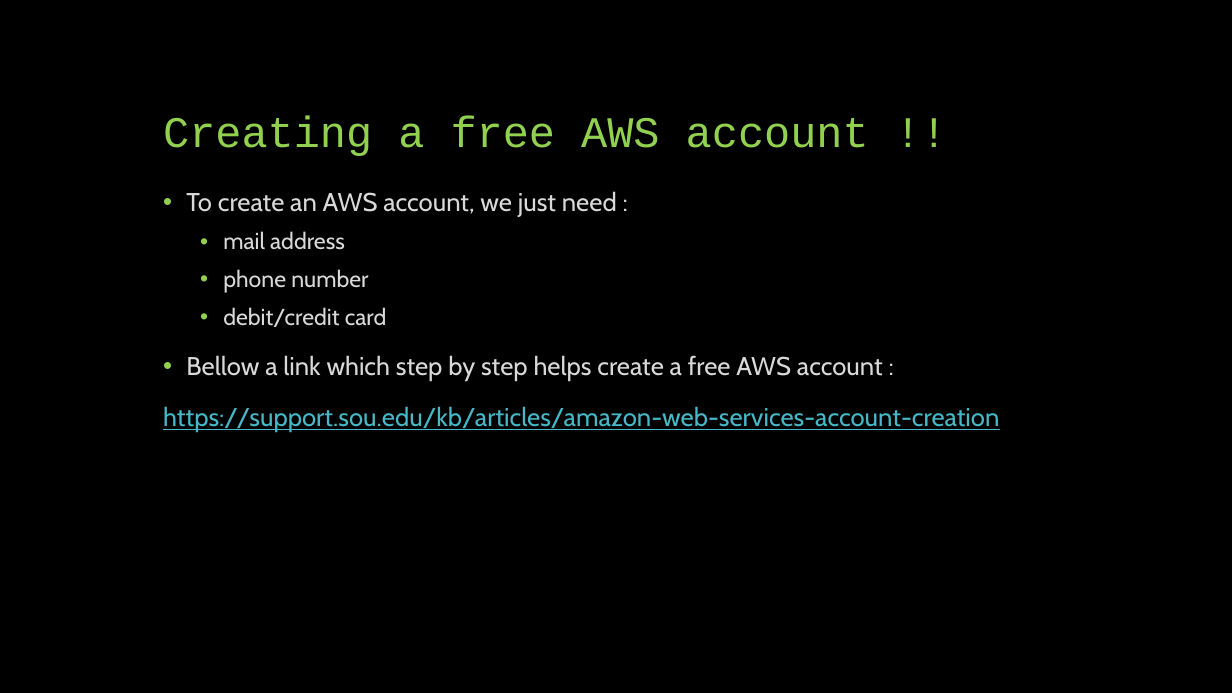
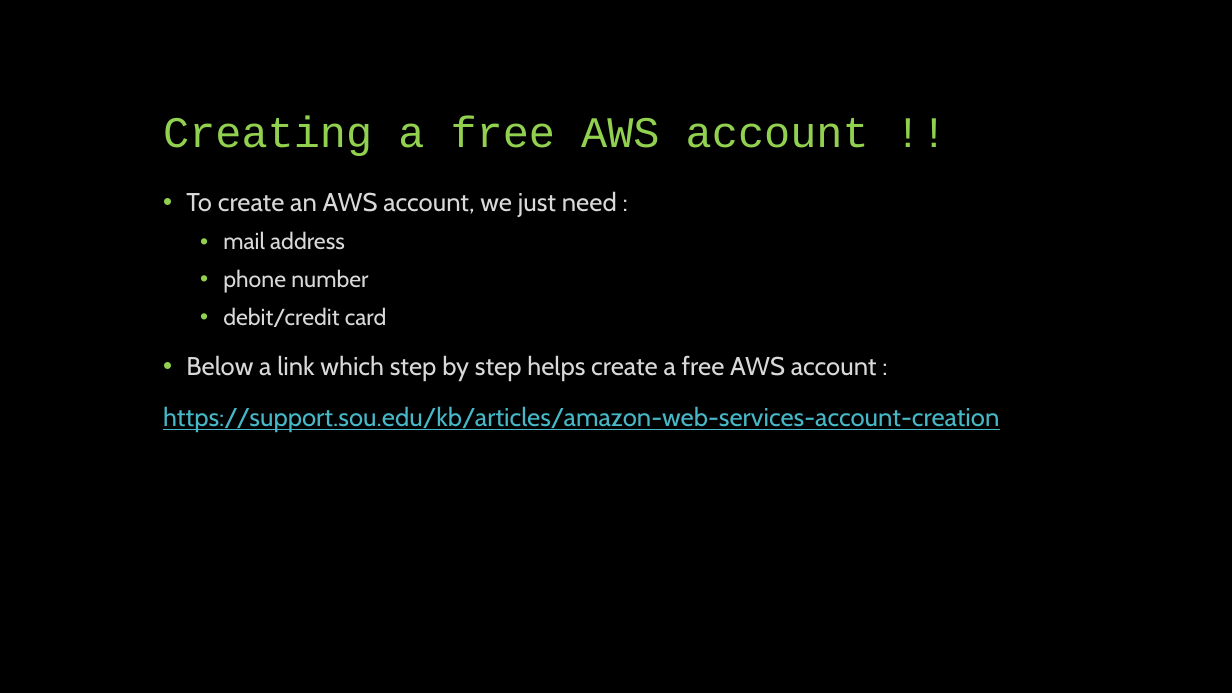
Before and after one commit to derrickrose/big-data-aws-demo, a slide deck: slide 5 of files/big-data-on-aws-presented-by-frils.pptx. Drawn at 1232x693 pixels with LibreOffice and Linux fonts; fonts in the diff are those of the drawing. Boxes give left, top, right and bottom in pixels: in the first picture for what was removed or moved away, otherwise in the second. Text is boxed around its words. In the diff, an @@ line names an element or a change of style, - is before the commit and + after.

```diff
--- a/files/big-data-on-aws-presented-by-frils.pptx
+++ b/files/big-data-on-aws-presented-by-frils.pptx
@@ text at (186,355,877,381): text changed @@
-• Bellow a link which step by step helps create a free AWS account :
+• Below a link which step by step helps create a free AWS account :
```
Also in this commit, not shown: 5 other slides changed, 1 other file.
